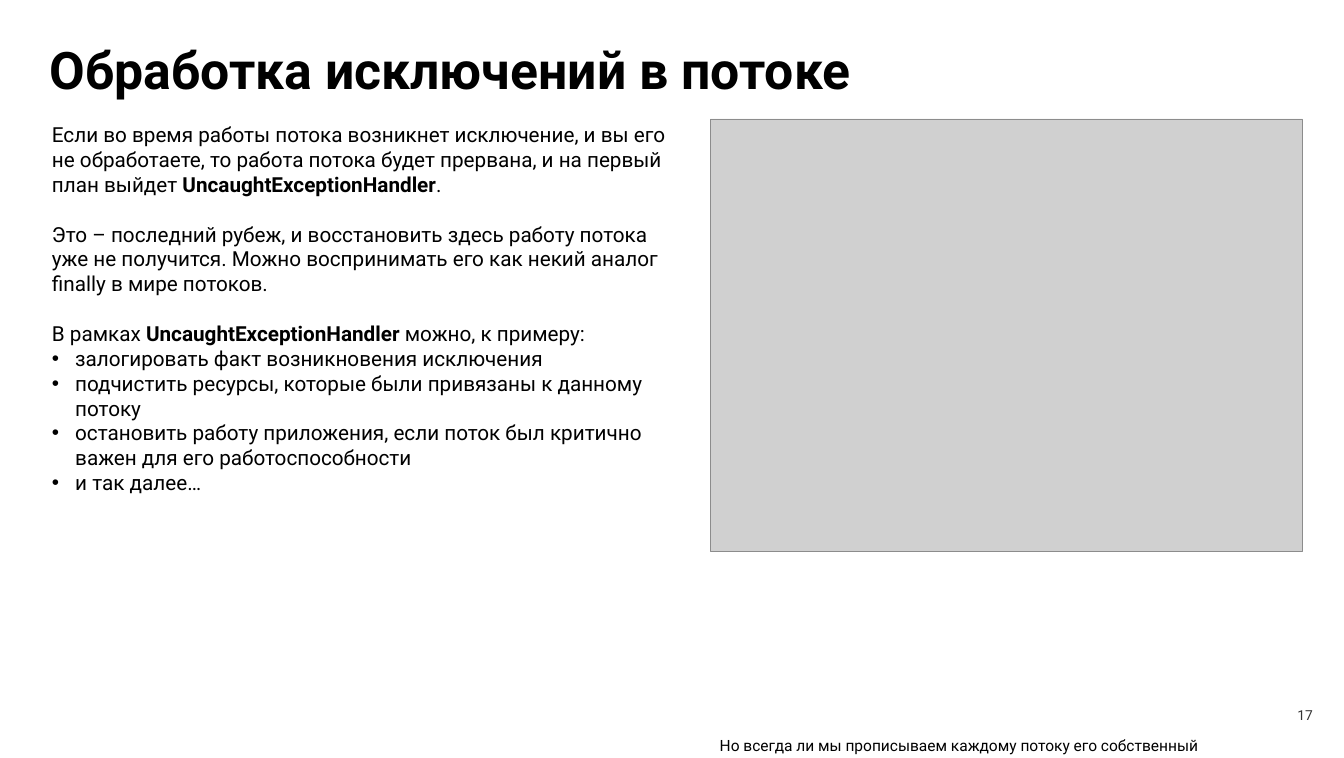
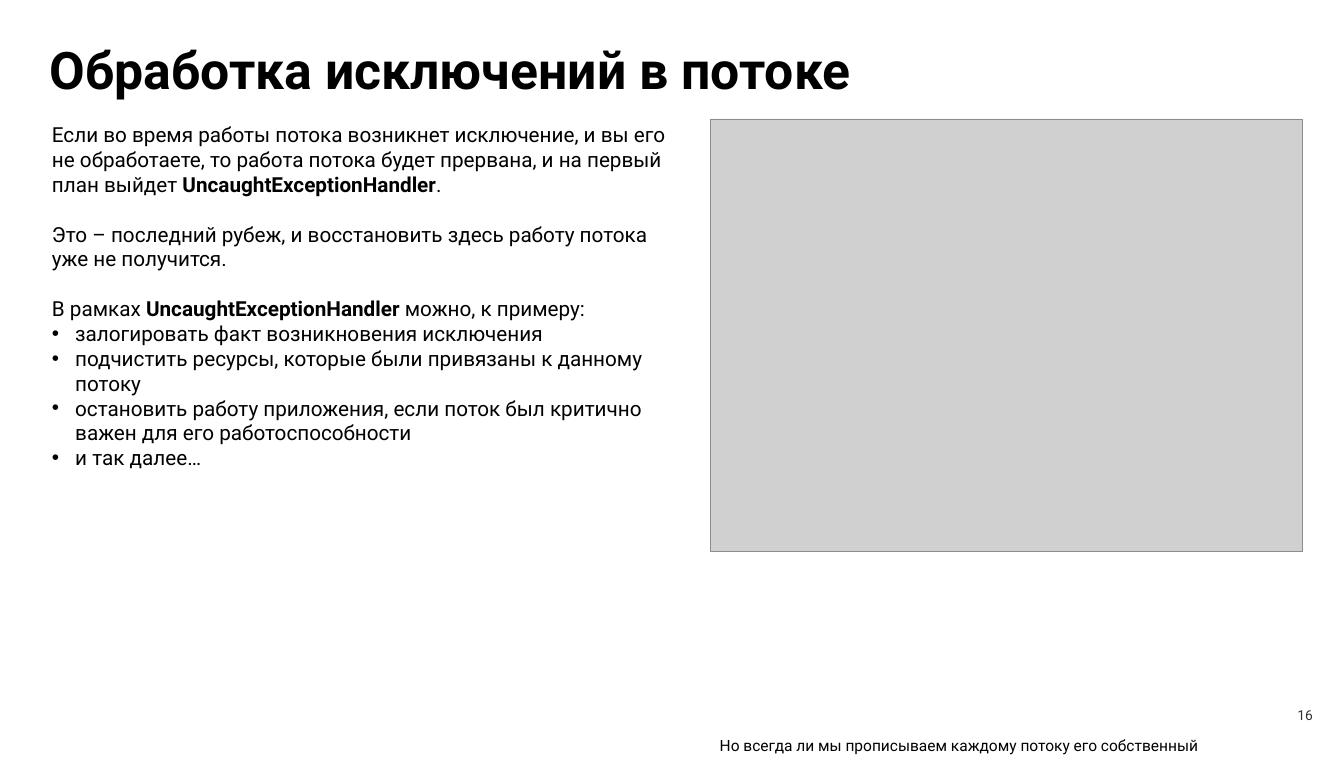
Before and after one commit to LilZaChill/market-pulse-ustinov, a slide deck: slide 16 of advanced/docs/seminar10/Семинар 10.pptx (slide 17 before the commit). Drawn at 1344x758 pixels with LibreOffice and Linux fonts; fonts in the diff are those of the drawing; grey boxes stand for pictures. Boxes give left, top, right and bottom in pixels: in the first picture for what was removed or moved away, otherwise in the second. Text is boxed around its words. In the diff, an @@ line names an element or a change of style, - is before the commit and + after.

```diff
--- a/advanced/docs/seminar10/Семинар 10.pptx
+++ b/advanced/docs/seminar10/Семинар 10.pptx
@@ text at bbox=[52, 226, 647, 271]: text changed @@
-Это – последний рубеж, и восстановить здесь работу потока уже не получится. Можно воспринимать его как некий аналог finally в мире потоков.
+Это – последний рубеж, и восстановить здесь работу потока уже не получится.
@@ page number at bbox=[1297, 710, 1312, 720]: text changed @@
-17
+16
```
Also in this commit, not shown: 4 other slides changed, 1 slide removed.
